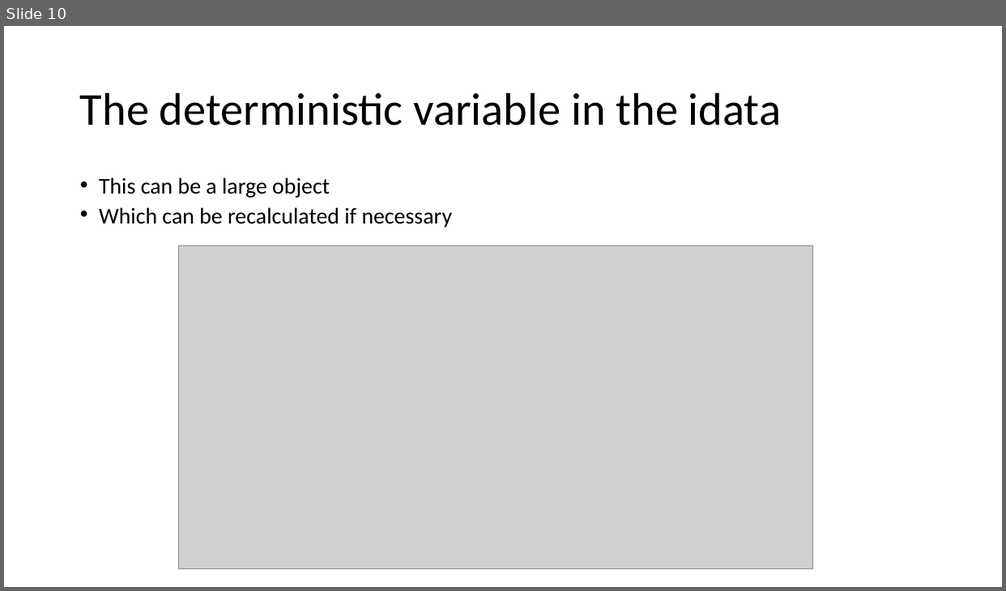
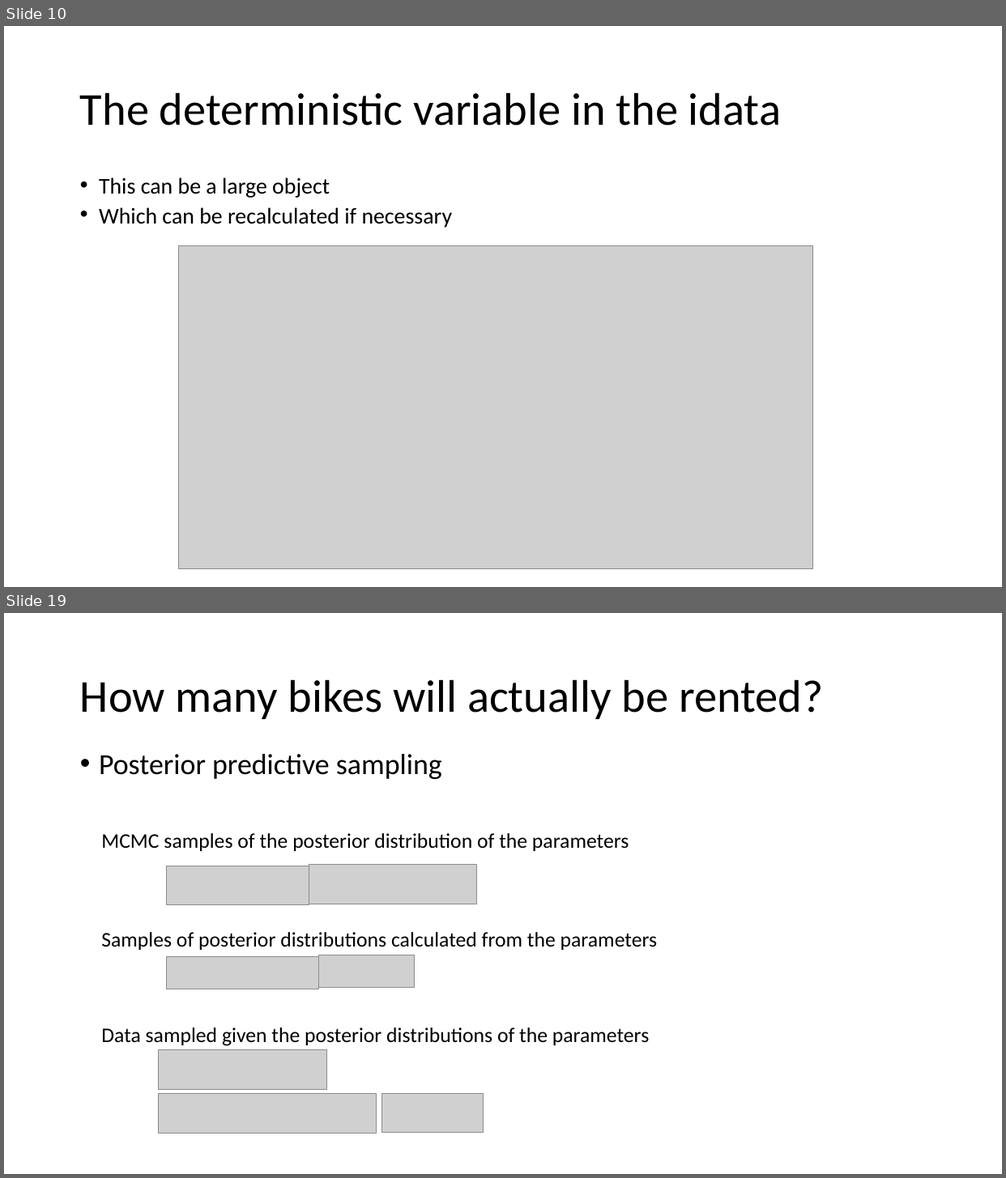
Before and after one commit to opherdonchin/StatisticalComputationAndAnalysis, a slide deck: Lectures/Lecture 6 Linear models.pptx. Shown one above the other, each under a label of ours: slide 10 before the commit, slides 10 and 19 after it; the slides between them are not shown. The pictures are 1006x591 and 1006x1178 pixels, drawn with LibreOffice and Linux fonts; fonts in the diff are those of the drawing; grey boxes stand for pictures. Boxes give left, top, right and bottom in pixels: in the first picture for what was removed or moved away, otherwise in the second. Text is boxed around its words. In the diff, an @@ line names an element or a change of style, - is before the commit and + after.

```diff
--- a/Lectures/Lecture 6 Linear models.pptx
+++ b/Lectures/Lecture 6 Linear models.pptx
@@ slide 19 added at [4,613,1002,1174], background #FFFFFF @@
@@ title added at [80,679,823,719], 44 pt, text #000000 @@
+How many bikes will actually be rented?
@@ text added at [99,754,442,779], 28 pt, text #000000 @@
+• Posterior predictive sampling
@@ text added at [101,833,629,851], 20 pt, text #000000 @@
+MCMC samples of the posterior distribution of the parameters
@@ picture added at [167,866,309,905] @@
@@ picture added at [309,865,477,905] @@
@@ text added at [101,932,657,950], 20 pt, text #000000 @@
+Samples of posterior distributions calculated from the parameters
@@ picture added at [167,956,318,990] @@
@@ picture added at [319,955,414,988] @@
@@ text added at [101,1028,649,1046], 20 pt, text #000000 @@
+Data sampled given the posterior distributions of the parameters
@@ picture added at [158,1050,326,1089] @@
@@ picture added at [158,1094,376,1133] @@
@@ picture added at [381,1093,484,1132] @@
```
Also in this commit, not shown: 2 slides changed, 9 other slides added, 3 other files.
